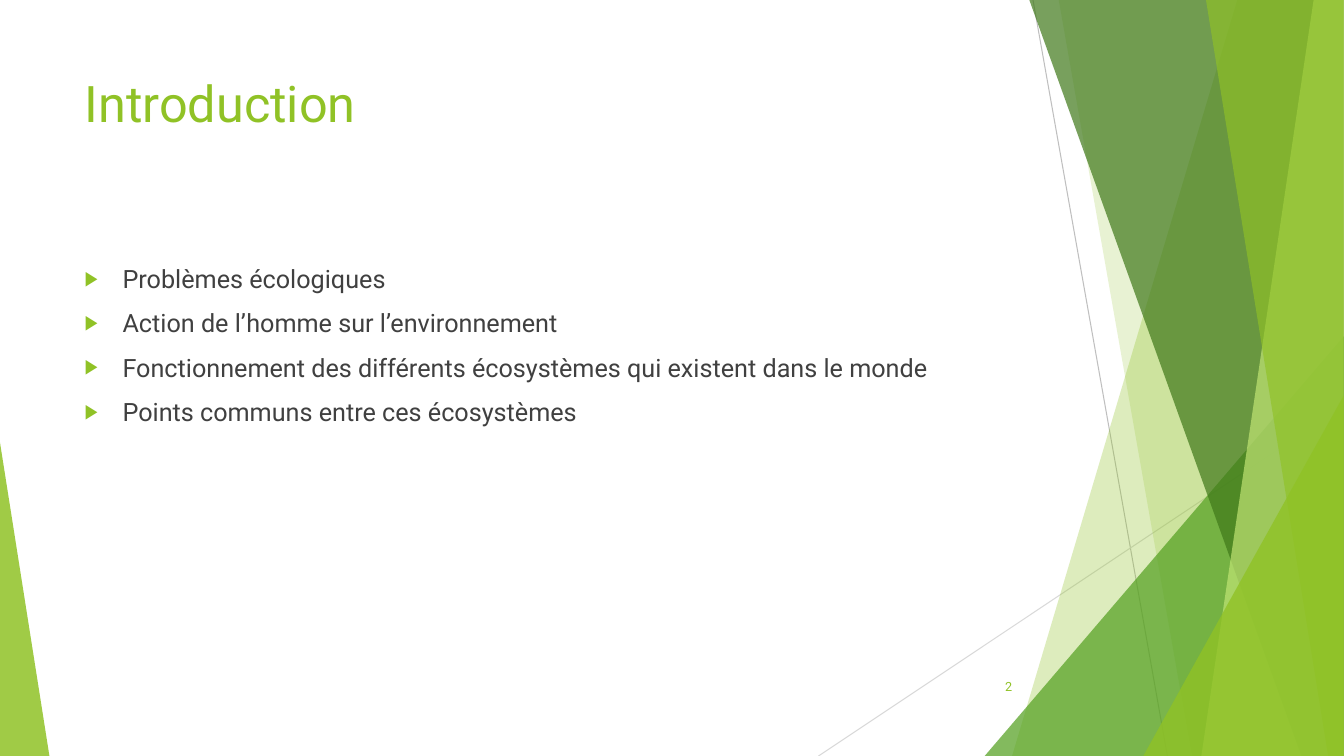
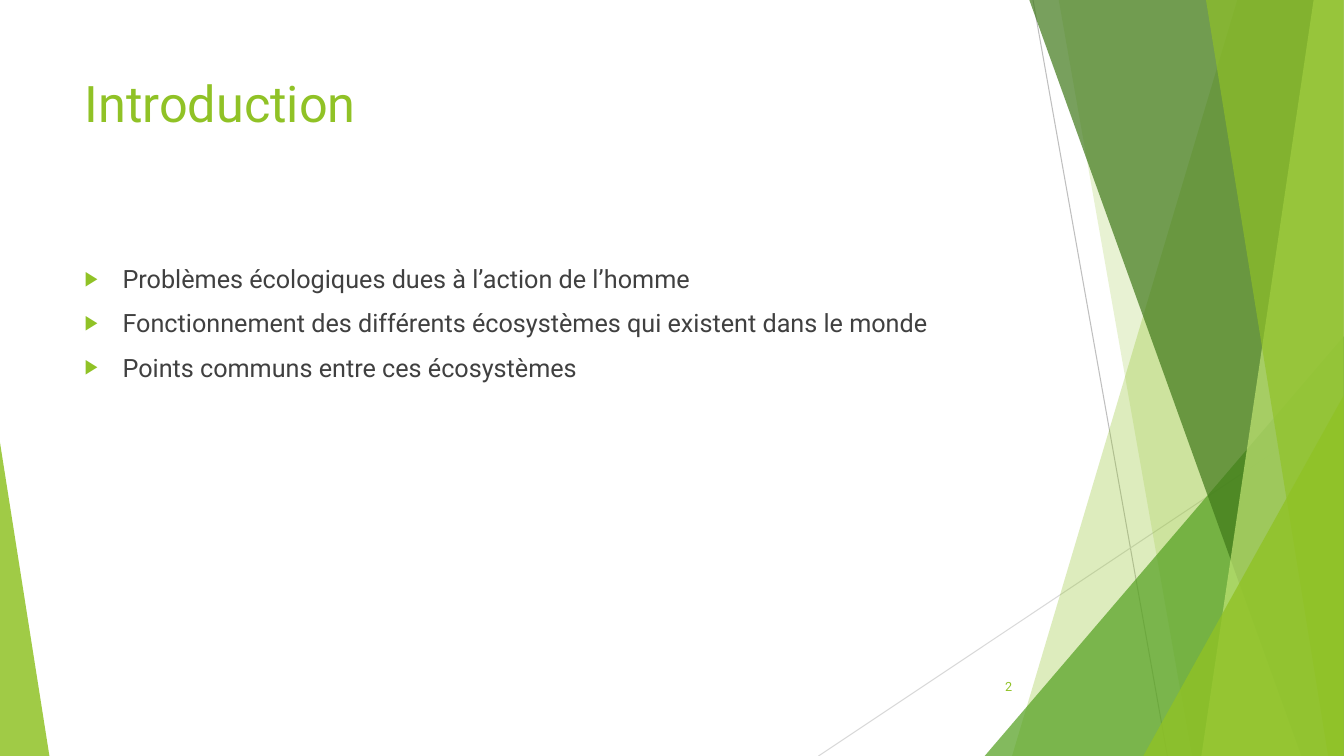
Before and after one commit to Viaaaa/TER, a slide deck: slide 2 of Présentation TER.pptx. Drawn at 1344x756 pixels with LibreOffice and Linux fonts; fonts in the diff are those of the drawing. Boxes give left, top, right and bottom in pixels: in the first picture for what was removed or moved away, otherwise in the second. Text is boxed around its words. In the diff, an @@ line names an element or a change of style, - is before the commit and + after.

```diff
--- a/Présentation TER.pptx
+++ b/Présentation TER.pptx
@@ text at <box>123,269,689,294</box>: text changed @@
-▶ Problèmes écologiques
-▶ Action de l’homme sur l’environnement
+▶ Problèmes écologiques dues à l’action de l’homme
```
Also in this commit, not shown: 3 other slides changed, 1 other file.
